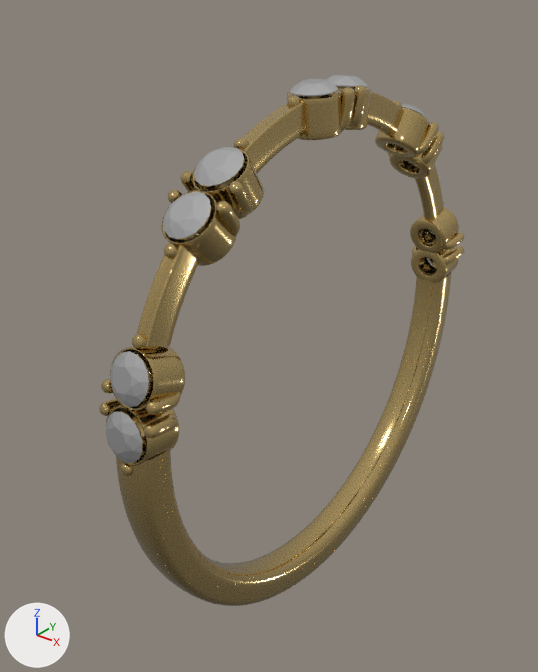
The glTF model models/memoir/36.glb, before and after one commit.
The view is the same before and after, from a camera (50 mm lens) standing at (1.63, -2.4, 1.49) and looking at (-0.2, -0.11, 0.07). Arrows for +X, +Y and +Z are at lower left; the lights stay in place.

Script lines for the objects in view, before the commit:
```python
me_mesh_026 = bpy.data.meshes.new('Mesh.026')
me_mesh_026.from_pydata(...)  # 1060 vertices, 2080 faces; spans x -9.0..9.0, y 6.0..115.0, z -115.0..115.0
me_mesh_026.materials.append(mat_diamond_022)  # white #e7e7e7
me_mesh_027 = bpy.data.meshes.new('Mesh.027')
me_mesh_027.from_pydata(...)  # 31038 vertices, 60480 faces; spans x -13.0..13.0, y -114.0..113.0, z -113.0..113.0
me_mesh_027.materials.append(mat_ring_022)  # beige #d8bc7e
ob_diamond = bpy.data.objects.new('Diamond', me_mesh_026)
ob_diamond.parent = ob_a36
ob_diamond.location = (0.0, 0.0, 0.0)
ob_ring = bpy.data.objects.new('ring', me_mesh_027)
ob_ring.parent = ob_a36
ob_ring.location = (0.0, 0.0, 0.0)
```
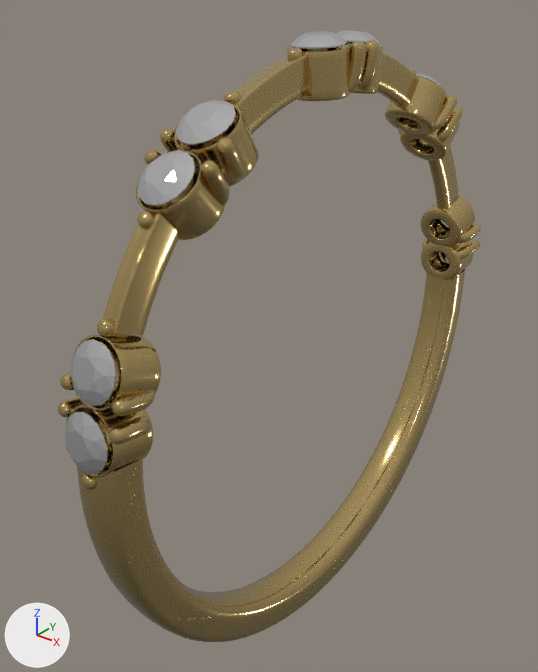
Where the change shows, as pixel boxes [x1, y1, x2, y2] in the pictures (538 x 672 px):
'ring', turned, rescaled, moved: before [99, 83, 465, 606]; after [58, 40, 481, 642]
'Diamond', turned, rescaled, moved: before [106, 75, 433, 463]; after [65, 30, 447, 474]

The edits, one by one:
In object 'Diamond' (ob_diamond), parent is no longer ob_a36.
Object 'Diamond' (ob_diamond) turns from (0, 0, 0) to (88, 0, 0) degrees about x, y and z.
Object 'Diamond' (ob_diamond) is rescaled from (1.0, 1.0, 1.0) to (0.0114, 0.0114, 0.0114).
In object 'ring' (ob_ring), parent is no longer ob_a36.
Object 'ring' (ob_ring) turns from (0, 0, 0) to (88, 0, 0) degrees about x, y and z.
Object 'ring' (ob_ring) is rescaled from (1.0, 1.0, 1.0) to (0.0114, 0.0114, 0.0114).
